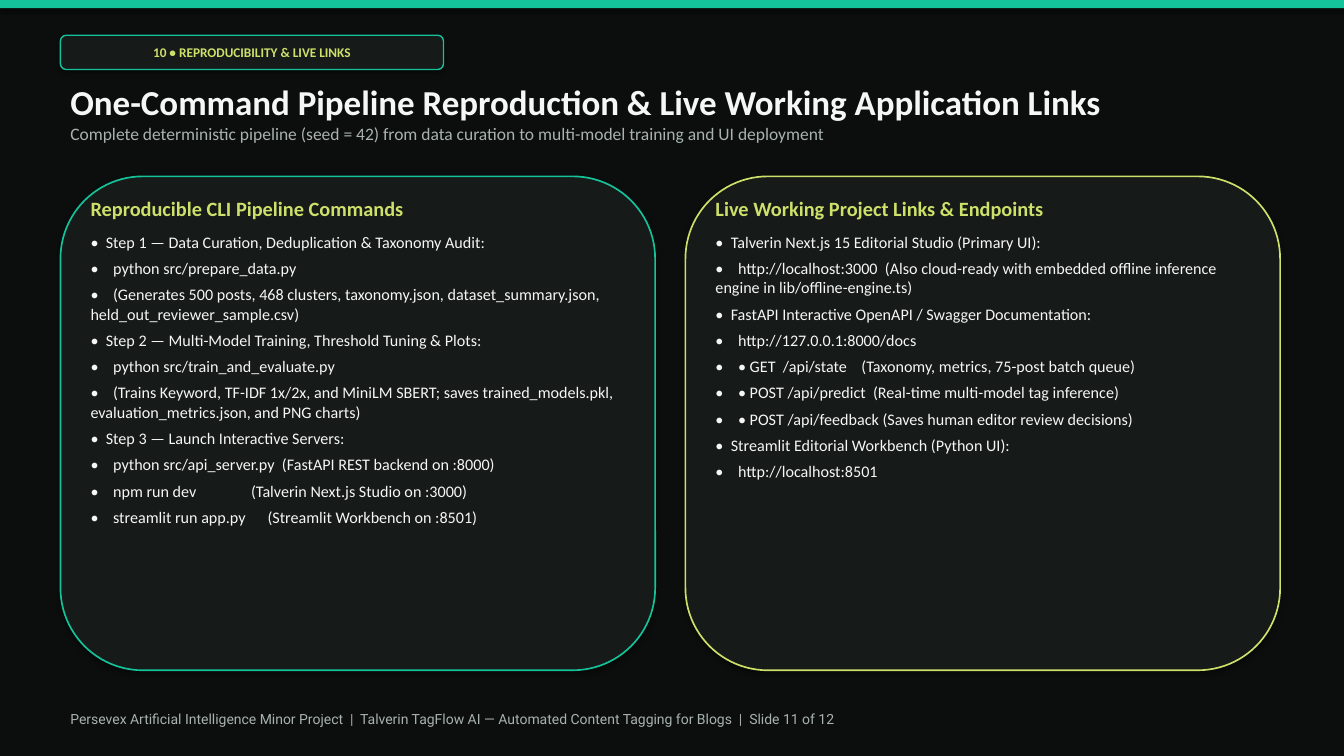
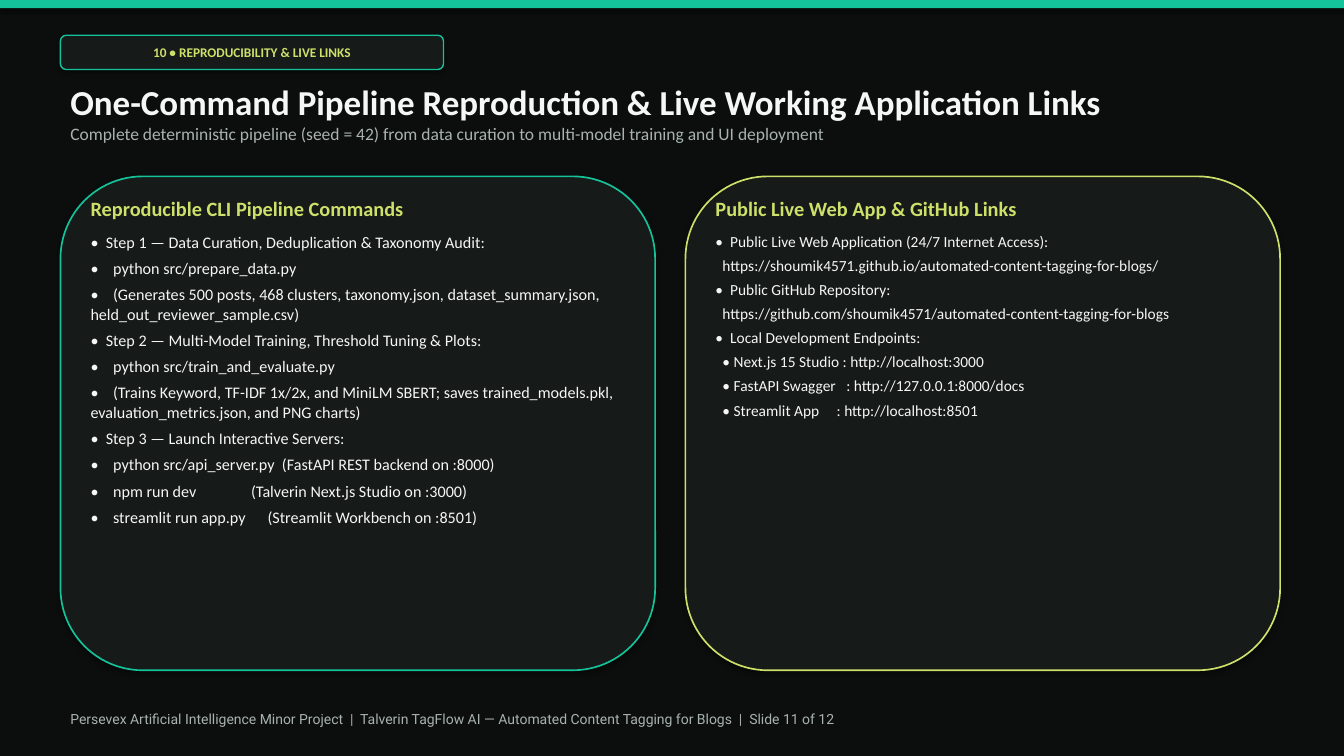
Before and after one commit to shoumik4571/automated-content-tagging-for-blogs, a slide deck: slide 11 of Automated_Content_Tagging_Presentation.pptx. Drawn at 1344x756 pixels with LibreOffice and Linux fonts; fonts in the diff are those of the drawing. Boxes give left, top, right and bottom in pixels: in the first picture for what was removed or moved away, otherwise in the second. Text is boxed around its words. In the diff, an @@ line names an element or a change of style, - is before the commit and + after.

Commit message:
Add public live URL to PPTX, PDF, and LIVE_PROJECT_LINKS.txt

```diff
--- a/Automated_Content_Tagging_Presentation.pptx
+++ b/Automated_Content_Tagging_Presentation.pptx
@@ text at <box>715,201,1158,419</box>: text changed; size 11.5 to 11 pt @@
-Live Working Project Links & Endpoints
-• Talverin Next.js 15 Editorial Studio (Primary UI):
-• http://localhost:3000 (Also cloud-ready with embedded offline inference engine in lib/offline-engine.ts)
-• FastAPI Interactive OpenAPI / Swagger Documentation:
-• http://127.0.0.1:8000/docs
-• • GET /api/state (Taxonomy, metrics, 75-post batch queue)
-• • POST /api/predict (Real-time multi-model tag inference)
-• • POST /api/feedback (Saves human editor review decisions)
-• Streamlit Editorial Workbench (Python UI):
-• http://localhost:8501
+Public Live Web App & GitHub Links
+• Public Live Web Application (24/7 Internet Access):
+https://shoumik4571.github.io/automated-content-tagging-for-blogs/
+• Public GitHub Repository:
+https://github.com/shoumik4571/automated-content-tagging-for-blogs
+• Local Development Endpoints:
+• Next.js 15 Studio : http://localhost:3000
+• FastAPI Swagger : http://127.0.0.1:8000/docs
+• Streamlit App : http://localhost:8501
```
Also in this commit, not shown: 2 other files.
